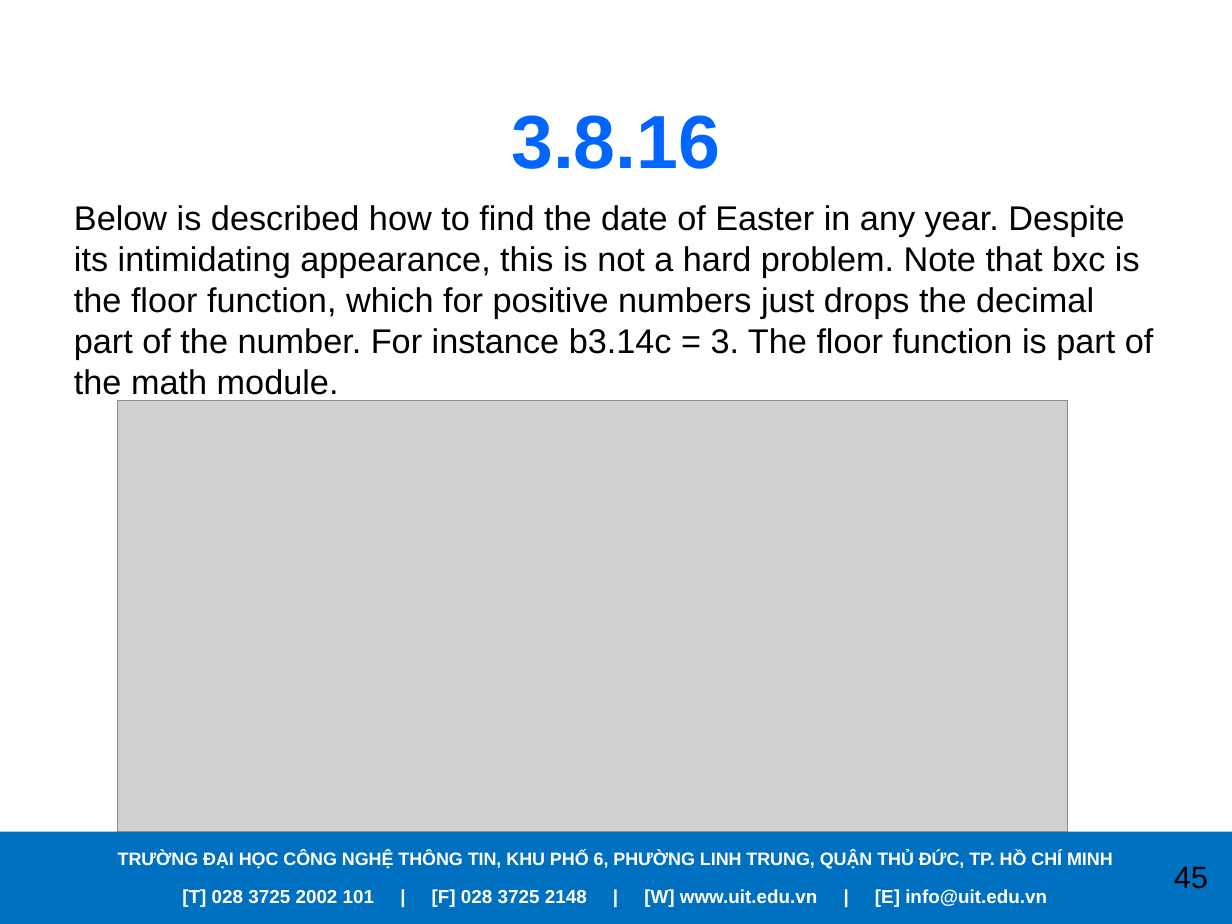
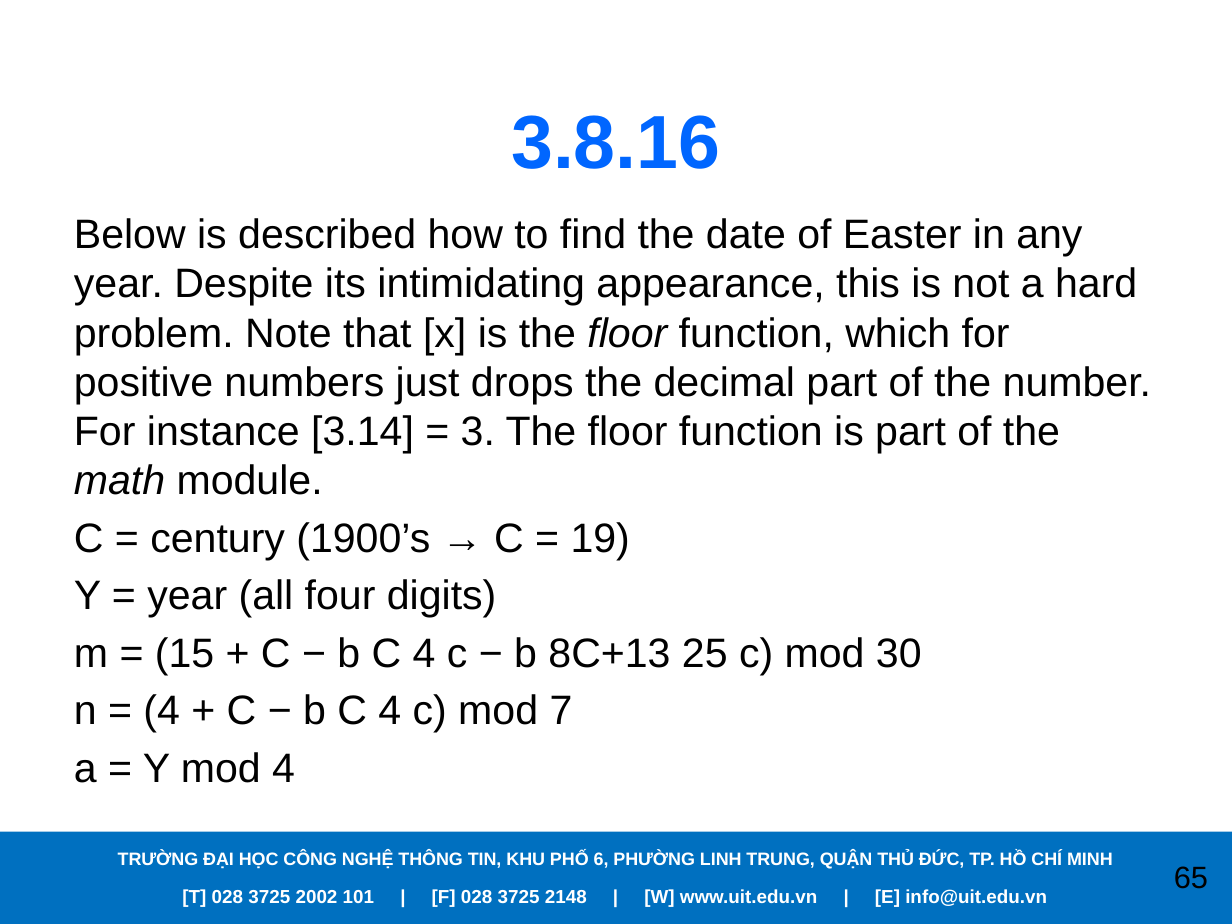
Before and after one commit to PhanVinhLong/APracticalIntroductionToPythonProgramming, a slide deck: slide 65 of Presentations/Chapter03.pptx (slide 45 before the commit). Drawn at 1232x924 pixels with LibreOffice and Linux fonts; fonts in the diff are those of the drawing; grey boxes stand for pictures; background and template pictures are left out. Boxes give left, top, right and bottom in pixels: in the first picture for what was removed or moved away, otherwise in the second. Text is boxed around its words. In the diff, an @@ line names an element or a change of style, - is before the commit and + after.

```diff
--- a/Presentations/Chapter03.pptx
+++ b/Presentations/Chapter03.pptx
@@ text at bbox=[74, 218, 1151, 783]: text changed; size 20 to 24 pt @@
-Below is described how to find the date of Easter in any year. Despite its intimidating appearance, this is not a hard problem. Note that bxc is the floor function, which for positive numbers just drops the decimal part of the number. For instance b3.14c = 3. The floor function is part of the math module.
+Below is described how to find the date of Easter in any year. Despite its intimidating appearance, this is not a hard problem. Note that [x] is the floor function, which for positive numbers just drops the decimal part of the number. For instance [3.14] = 3. The floor function is part of the math module.
+C = century (1900’s → C = 19)
+Y = year (all four digits)
+m = (15 + C − b C 4 c − b 8C+13 25 c) mod 30
+n = (4 + C − b C 4 c) mod 7
+a = Y mod 4
@@ picture removed at bbox=[117, 400, 1067, 832] @@
@@ page number at bbox=[1174, 866, 1208, 889]: text changed @@
-45
+65
```
Also in this commit, not shown: 11 other slides changed, 31 slides added, 15 other files.
